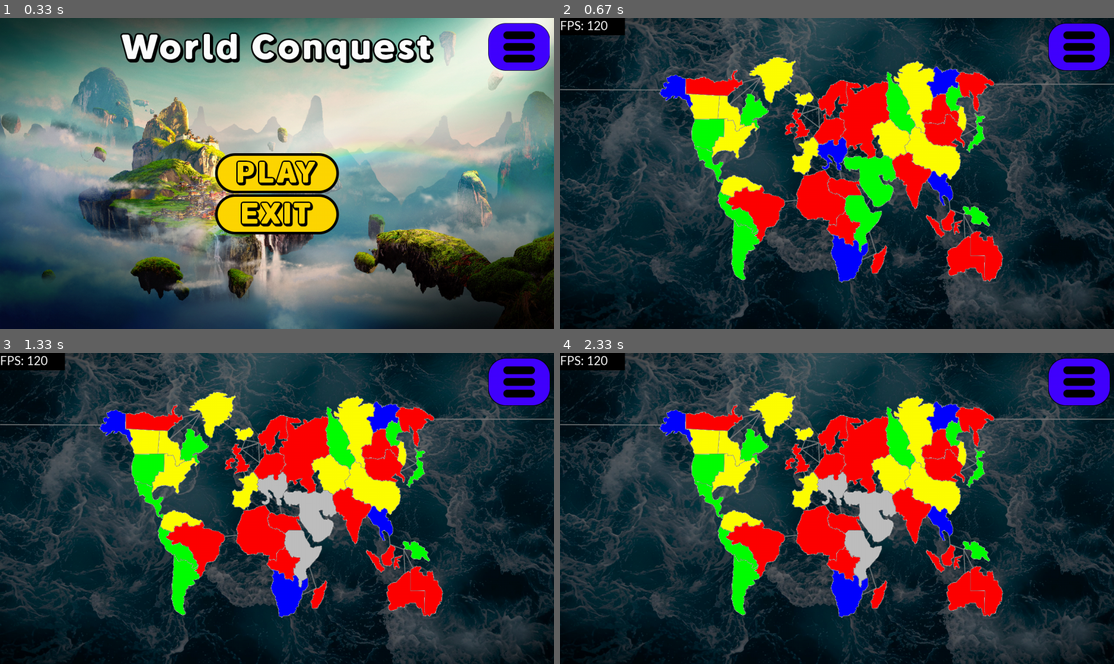
Above: before the commit, frames 1-4 (two rows, left to right).
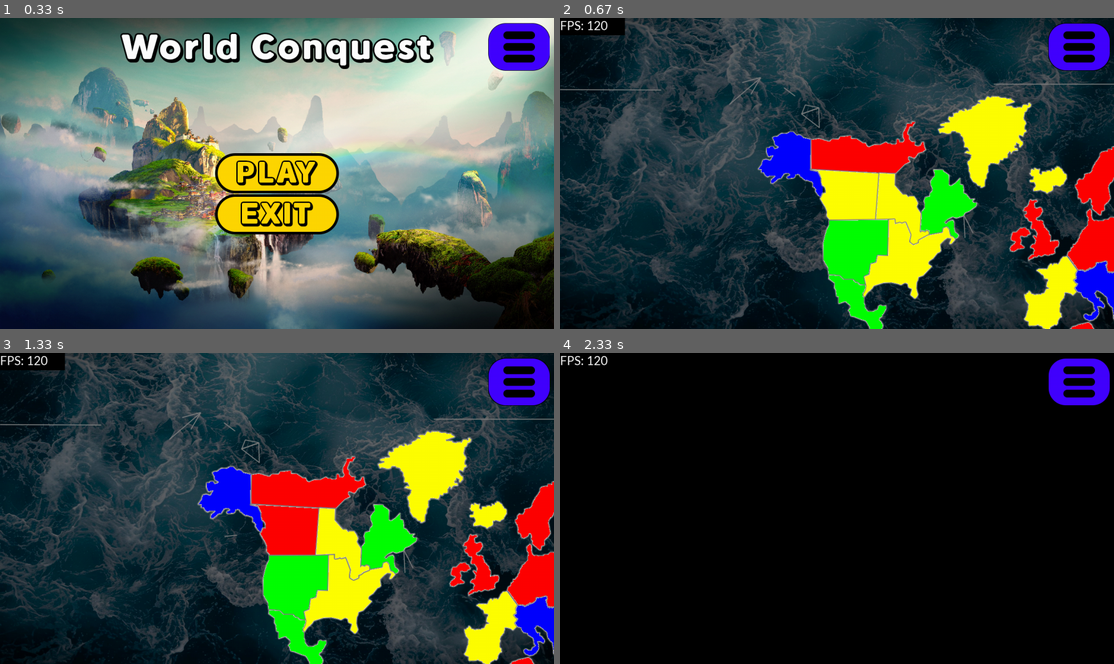
Above: after the commit, the same moments.

Repository: SWE2024/project-pygame
Game: pygame game, started from main.py
Same seed, same stepped clock (60 frames per second), same inputs: the game is played once before the commit and once after it.
Inputs (mouse positions are in pixels of both pictures, inside the frame that each line leads up to):
- Up to frame 1 (0.33 s): no input
- Up to frame 2 (0.67 s): click (837, 173) at 0.38 s
- Up to frame 3 (1.33 s): click (277, 530) at 0.72 s
- Up to frame 4 (2.33 s): tap F at 2 s

Frame 1 is identical in both runs. In frame 2, 34% of the frame differs, in the area x 17-100%, y 12-100%; in frame 3, 33%; in frame 4, 90%, in the area x 0-100%, y 0-100%.

Commit message:
breaking changes

Diff:
--- a/main.py
+++ b/main.py
@@ -94,8 +94,9 @@
         return self.new_image
 
     def set_image(self, x, y):
-        self.new_image = pygame.transform.scale(self.image.convert_alpha(), (x, y))
-        self.mask = pygame.mask.from_surface(self.new_image)
+        #self.new_image = pygame.transform.scale(self.image.convert_alpha(), (x, y))
+        self.new_image = self.image
+        #self.mask = pygame.mask.from_surface(self.image)
         return
 
     def get_mask(self):
@@ -419,7 +420,7 @@
                     if areaPlayBtn.collidepoint(event.pos):
                         sfxPlay.play()
                         self.current_page = self.game
-                        resize_all(list_of_countries)
+                        #resize_all(list_of_countries)
                         volume = mixer.music.get_volume()
                         change_music(current_path + '/assets/music/musicBackground.mp3')
                         mixer.music.set_volume(volume)
@@ -617,8 +618,8 @@
                     width, height = screen.get_width(), screen.get_height()
                     x, y = event.pos[0], event.pos[1]
                     for country in list_of_countries:
-                        if country.get_mask().get_at((x, y)):
-                            try:
+                        try:
+                            if country.get_mask().get_at((x, y)):
                                 if stack[-1] == country:
                                     # clicked the same country
                                     for neighbour in graph[country]:
@@ -656,16 +657,16 @@
                                 else:
                                     pass
 
-                            except IndexError:
-                                # nothing is selected // passes if not clicking owned territory
-                                if country.get_owner() != current_player:
-                                    pass
-                                else:
-                                    for neighbour in graph[country]:
-                                        if neighbour.get_colour() != current_player.get_colour():
-                                            neighbour.set_colour(neighbour.get_colour(), Colour.HIGHLIGHTED, width, height)
-                                            screen.blit(neighbour.get_image(), (0, 0))
-                                    stack.append(country)
+                        except IndexError:
+                            # nothing is selected // passes if not clicking owned territory
+                            if country.get_owner() != current_player:
+                                pass
+                            else:
+                                for neighbour in graph[country]:
+                                    if neighbour.get_colour() != current_player.get_colour():
+                                        neighbour.set_colour(neighbour.get_colour(), Colour.HIGHLIGHTED, width, height)
+                                        screen.blit(neighbour.get_image(), (0, 0))
+                                stack.append(country)
 
                     if areaSettingsBtn.collidepoint(event.pos):
                         self.current_page = self.game_settings
@@ -676,11 +677,11 @@
                         if self.fullscreen:
                             screen = pygame.display.set_mode((1280, 720), pygame.RESIZABLE, vsync=0)
                             self.fullscreen = False
-                            resize_all(list_of_countries)
+                            #resize_all(list_of_countries)
                         else:
                             screen = pygame.display.set_mode((0, 0), pygame.FULLSCREEN, vsync=0)
                             self.fullscreen = True
-                            resize_all(list_of_countries)
+                            #resize_all(list_of_countries)
 
             pygame.draw.rect(screen, (0, 0, 0, 255), pygame.Rect(0, 0, 150, 40))  # prevents FPS values overlapping
             fps.render(screen) # uncomment for debugging
@@ -742,11 +743,11 @@
                         if self.fullscreen:
                             screen = pygame.display.set_mode((1280, 720), pygame.RESIZABLE, vsync=0)
                             self.fullscreen = False
-                            resize_all(list_of_countries)
+                            #resize_all(list_of_countries)
                         else:
                             screen = pygame.display.set_mode((0, 0), pygame.FULLSCREEN, vsync=0)
                             self.fullscreen = True
-                            resize_all(list_of_countries)
+                            #resize_all(list_of_countries)
 
             """
             render only the button area, to improve performance and reduce unnecessary rendering
Binary file changed: assets/countries/map1/country1.png
Binary file changed: assets/countries/map1/country10.png
Binary file changed: assets/countries/map1/country11.png
Binary file changed: assets/countries/map1/country12.png
Binary file changed: assets/countries/map1/country14.png
Binary file changed: assets/countries/map1/country2.png
Binary file changed: assets/countries/map1/country3.png
Binary file changed: assets/countries/map1/country4.png
Binary file changed: assets/countries/map1/country5.png
Binary file changed: assets/countries/map1/country6.png
Binary file changed: assets/countries/map1/country7.png
Binary file changed: assets/countries/map1/country8.png
(and 1 more such lines)
